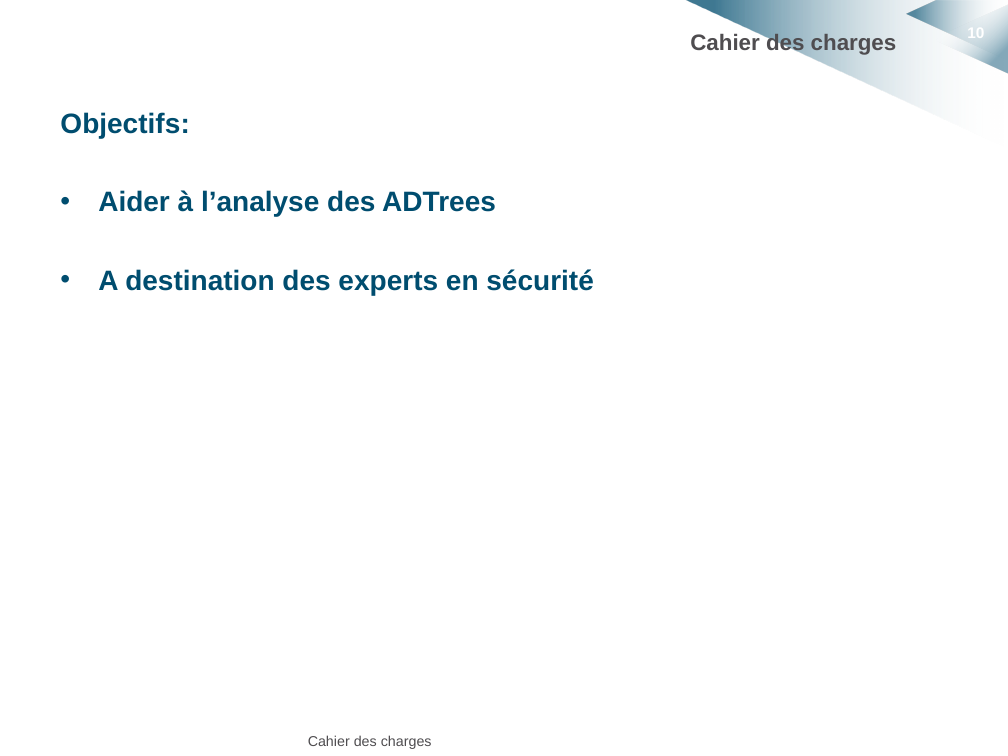
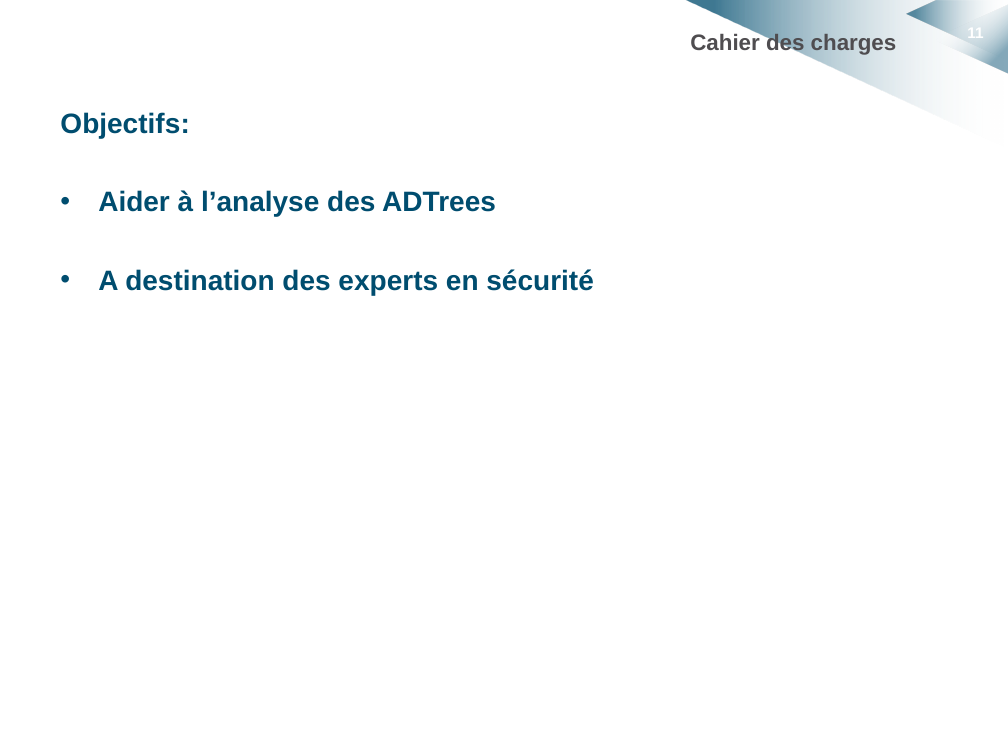
Before and after one commit to HKervadec/korrigolo, a slide deck: slide 11 of soutenances/projet_decembre/soutenance_projet_decembre.pptx (slide 10 before the commit). Drawn at 1008x756 pixels with LibreOffice and Linux fonts; fonts in the diff are those of the drawing; background and template pictures are left out. Boxes give left, top, right and bottom in pixels: in the first picture for what was removed or moved away, otherwise in the second. Text is boxed around its words. In the diff, an @@ line names an element or a change of style, - is before the commit and + after.

```diff
--- a/soutenances/projet_decembre/soutenance_projet_decembre.pptx
+++ b/soutenances/projet_decembre/soutenance_projet_decembre.pptx
@@ page number at (x1=967, y1=24, x2=983, y2=41): text changed @@
-10
+11
@@ text removed at (x1=308, y1=735, x2=432, y2=749) @@
-Cahier des charges
```
Also in this commit, not shown: 15 other slides changed, 6 slides added, 4 slides removed, 3 other files.
